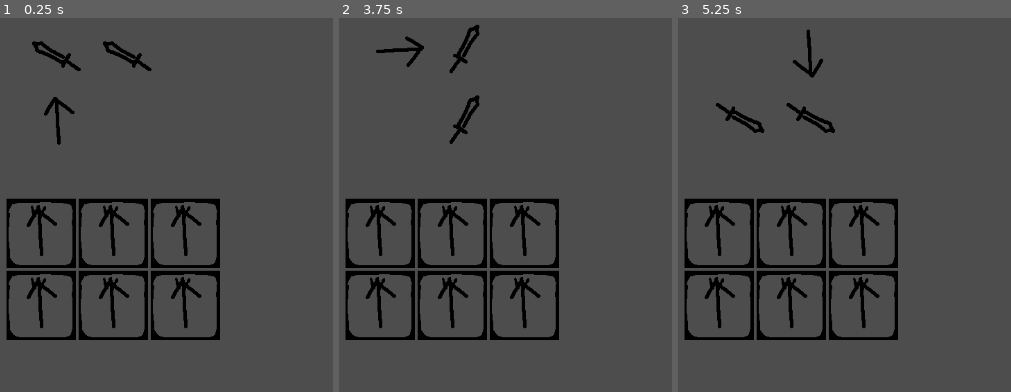
Above: before the commit, frames 1-3 (left to right).
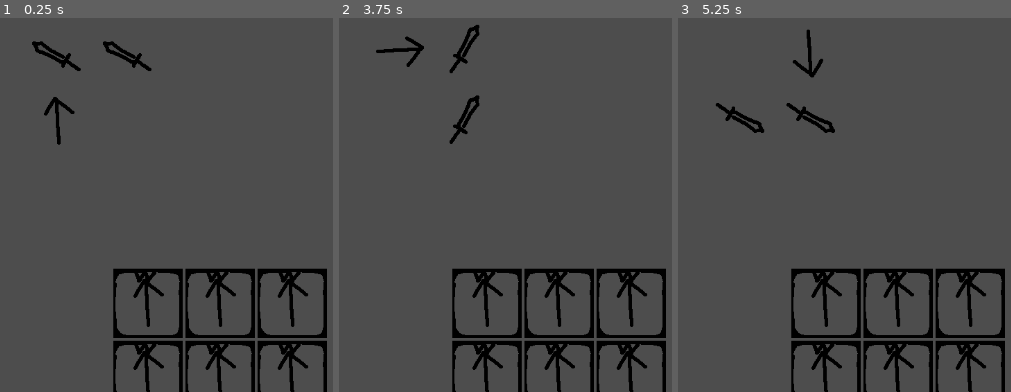
Above: after the commit, the same moments.

Repository: painttist/2023-04-04-Dungeon-Crawler-Jam
Game: Godot game, scene res://main.tscn
Two runs of this game, one before a commit and one after it. Both use one fixed random seed, a clock stepped at 60 frames per second and the inputs below.
Inputs (mouse positions are in pixels of both pictures, inside the frame that each line leads up to):
- Up to frame 1 (0.25 s): no input
- Up to frame 2 (3.75 s): tap Enter at 0.5, 2, 3.5 s; drag from (432, 85) to (535, 70) at 0.52 s; tap Space (Space) at 1.25, 2.75 s; drag from (outside the picture) to (415, 257) at 1.27 s; move the mouse to (535, 70) at 2.02 s; hold S (S) 2.03-2.75 s; click (535, 70) at 2.17 s; tap W (W) at 2.3 s; drag from (415, 257) to (outside the picture) at 2.77 s; move the mouse to (outside the picture) at 3.52 s; hold D (D) from 3.53 s (still down); click (outside the picture) at 3.6 s
- Up to frame 3 (5.25 s): release D (D) at 4.25 s; tap Space (Space) at 4.25 s; drag from (outside the picture) to (outside the picture) at 4.27 s; move the mouse to (834, 167) at 5.02 s; hold D (D) from 5.03 s (still down); click (834, 167) at 5.17 s

The runs differ from the first frame. In frame 1, 11% of the frame differs, in the area x 1-99%, y 48-100%; in frame 2, 11%; in frame 3, 11%.
Error before the commit: Invalid access of index '2' on a base object of type: 'Array'. (res://Inventory/TileGroup.gd:106)

Commit message:
Inventory: Drag preview

Diff:
--- a/Inventory/Inventory.gd
+++ b/Inventory/Inventory.gd
@@ -1,4 +1,4 @@
-extends Panel
+extends PanelContainer
 
 class_name Inventory
 
--- a/Inventory/Inventory.tscn
+++ b/Inventory/Inventory.tscn
@@ -5,23 +5,16 @@
 
 [sub_resource type="StyleBoxTexture" id="StyleBoxTexture_h4oco"]
 
-[node name="Inventory" type="Panel"]
+[node name="Inventory" type="PanelContainer"]
+custom_minimum_size = Vector2(300, 200)
+offset_right = 300.0
+offset_bottom = 200.0
+mouse_filter = 1
 theme_override_styles/panel = SubResource("StyleBoxTexture_h4oco")
 script = ExtResource("1_jle0k")
 
 [node name="GridContainer" type="GridContainer" parent="."]
-layout_mode = 1
-anchors_preset = 8
-anchor_left = 0.5
-anchor_top = 0.5
-anchor_right = 0.5
-anchor_bottom = 0.5
-offset_left = -154.0
-offset_top = -102.0
-offset_right = 154.0
-offset_bottom = 102.0
-grow_horizontal = 2
-grow_vertical = 2
+layout_mode = 2
 columns = 3
 
 [node name="Slot" parent="GridContainer" instance=ExtResource("2_58731")]
--- a/Inventory/InventorySlot.gd
+++ b/Inventory/InventorySlot.gd
@@ -1,4 +1,4 @@
-extends TextureRect
+extends Control
 
 class_name InventorySlot
 
@@ -14,9 +14,6 @@
 			tile = child
 			break
 
-# Called every frame. 'delta' is the elapsed time since the previous frame.
-func _process(delta):
-	pass
 
 func _can_drop_data(at_position, data) -> bool:
 #	print("can drop data")
@@ -25,3 +22,7 @@
 func _drop_data(at_position, data):
 #	print("drop data")
 	inventory.handle_drop_placement(slot_id, data)
+#
+#func on_tile_mouse_release(event):
+#	if Input.is_action_just_released("Click"):
+#		print("release")
--- a/Inventory/InventorySlot.tscn
+++ b/Inventory/InventorySlot.tscn
@@ -5,23 +5,31 @@
 [ext_resource type="Texture2D" uid="uid://cuqqqqgok0tdn" path="res://Sprites/W.png" id="3_a1bfl"]
 [ext_resource type="PackedScene" uid="uid://clcywk6tytxq7" path="res://Tile.tscn" id="4_fhttq"]
 
-[node name="Slot" type="TextureRect"]
-offset_left = -1.0
-offset_top = -3.0
-offset_right = 99.0
-offset_bottom = 97.0
-texture = ExtResource("1_jwiw1")
+[node name="Slot" type="Control"]
+custom_minimum_size = Vector2(100, 100)
+layout_mode = 3
+anchors_preset = 0
+offset_right = 100.0
+offset_bottom = 100.0
 script = ExtResource("2_1xg7q")
 metadata/_edit_use_anchors_ = true
 
+[node name="BG" type="TextureRect" parent="."]
+layout_mode = 0
+offset_top = -1.0
+offset_right = 100.0
+offset_bottom = 99.0
+texture = ExtResource("1_jwiw1")
+
 [node name="Key" type="TextureRect" parent="."]
-layout_mode = 0
-offset_left = 35.0
-offset_top = 9.0
-offset_right = 75.0
-offset_bottom = 49.0
-scale = Vector2(0.555659, 0.499971)
+layout_mode = 2
+offset_left = 30.0
+offset_top = 1.0
+offset_right = 62.0
+offset_bottom = 20.0
 texture = ExtResource("3_a1bfl")
 
 [node name="Tile" parent="." instance=ExtResource("4_fhttq")]
-layout_mode = 0
+custom_minimum_size = Vector2(100, 100)
+layout_mode = 2
+mouse_filter = 1
--- a/Inventory/TileGroup.gd
+++ b/Inventory/TileGroup.gd
@@ -8,9 +8,10 @@
 ]
 
 var tiles: Array[Tile]
-var is_dragging: bool = false
-var drag_offset: Vector2
-var original_pos: Vector2
+#var is_dragging: bool = false
+#var drag_offset: Vector2
+#var original_pos: Vector2
+const drag_preview = preload("res://Inventory/TileGroupPreview.tscn")
 
 func init():
 	var children = get_children()
@@ -23,12 +24,12 @@
 # Called when the node enters the scene tree for the first time.
 func _ready():
 	init()
-#	add_to_group("Loot")
+	add_to_group("Loot")
 
-func _process(delta):
-#	print(get_viewport().get_mouse_position())
-	if is_dragging:
-		position = get_viewport().get_mouse_position() - drag_offset
+#func _process(delta):
+##	print(get_viewport().get_mouse_position())
+#	if is_dragging:
+#		position = get_viewport().get_mouse_position() - drag_offset
 
 func rotate_left():
 	var new_group = [
@@ -80,23 +81,31 @@
 	elif event.is_action_pressed("D"):
 		rotate_right()
 
-#func _get_drag_data(at_position: Vector2):
-#	print("get drag data: ", at_position)
-#	var preview = TextureRect.new()
-#	preview.texture = preload("res://Sprites/sword.png")
-#	set_drag_preview(preview)
-#	return self
+func _get_drag_data(at_position: Vector2):
+	print("get drag data: ", at_position)
+	if is_valid_position(at_position):
+		var preview = drag_preview.instantiate()
+		preview.drag_offset = at_position
+		get_tree().get_root().get_node("World/UI").add_child(preview) # Hardcode
+#		set_drag_preview(preview) # Built-in preview is bad
+		return self
 
-func on_tile_group_drag(event: InputEvent):
-#	print(event.as_text())
-	print(event)
-	if event is InputEventMouseButton and event.button_index == MOUSE_BUTTON_LEFT:
-		# init dragging
-		if !is_dragging and is_valid_position(event.position):
-			is_dragging = true
-			# event.position is dragging offset
-			drag_offset = event.position
-			original_pos = self.global_position
+#func on_tile_group_drag(event: InputEvent):
+##	print(event)
+#	if event is InputEventMouseButton and event.button_index == MOUSE_BUTTON_LEFT:
+#		# init dragging
+#		if !is_dragging and is_valid_position(event.position):
+#			is_dragging = true
+#			# event.position is dragging offset
+#			drag_offset = event.position
+#			original_pos = self.global_position
+#		elif is_dragging:
+#			is_dragging = false
+#			if is_hitting_inventory(event.position):
+#				print("release")
+#			else:
+#				position = original_pos # add animation
+#				print("place back")
 
 
 func is_valid_position(pos: Vector2) -> bool:
@@ -104,3 +113,6 @@
 	var row = int(pos.y) / 100	# HardCode: size of one tile
 	var col = int(pos.x) / 100
 	return group[row][col] != null
+#
+#func is_hitting_inventory(pos: Vector2) -> bool:
+#	return Globals.is_mouse_inside_inventory
--- a/Inventory/TileGroup.tscn
+++ b/Inventory/TileGroup.tscn
@@ -20,5 +20,3 @@
 
 [node name="Tile4" parent="." instance=ExtResource("2_wvmci")]
 layout_mode = 2
-
-[connection signal="gui_input" from="." to="." method="on_tile_group_drag"]
--- /dev/null
+++ b/Inventory/TileGroupPreview.gd
@@ -0,0 +1,11 @@
+extends Node2D
+
+var drag_offset: Vector2
+var sprite_offset: Vector2 = Vector2(50.0, 50.0)
+
+
+# Called every frame. 'delta' is the elapsed time since the previous frame.
+func _process(delta):
+	position = get_viewport().get_mouse_position() - drag_offset + sprite_offset
+	if Input.is_action_just_released("LeftMouse"):
+		queue_free()
--- /dev/null
+++ b/Inventory/TileGroupPreview.tscn
@@ -0,0 +1,22 @@
+[gd_scene load_steps=3 format=3 uid="uid://0n4vqoy5pxd8"]
+
+[ext_resource type="Script" path="res://Inventory/TileGroupPreview.gd" id="1_7rawo"]
+[ext_resource type="Texture2D" uid="uid://cwdo64ylusvjf" path="res://Sprites/sword.png" id="2_70wus"]
+
+[node name="TileGroupPreview" type="Node2D"]
+script = ExtResource("1_7rawo")
+
+[node name="TilePreview" type="Sprite2D" parent="."]
+texture = ExtResource("2_70wus")
+
+[node name="TilePreview2" type="Sprite2D" parent="."]
+texture = ExtResource("2_70wus")
+offset = Vector2(100, 0)
+
+[node name="TilePreview3" type="Sprite2D" parent="."]
+texture = ExtResource("2_70wus")
+offset = Vector2(0, 100)
+
+[node name="TilePreview4" type="Sprite2D" parent="."]
+texture = ExtResource("2_70wus")
+offset = Vector2(100, 100)
--- a/Tile.tscn
+++ b/Tile.tscn
@@ -11,6 +11,7 @@
 pivot_offset = Vector2(50, 50)
 size_flags_horizontal = 3
 size_flags_vertical = 3
+mouse_filter = 2
 script = ExtResource("2_gnevd")
 
 [node name="TextureRect" type="TextureRect" parent="."]
--- a/project.godot
+++ b/project.godot
@@ -61,6 +61,11 @@
 "events": [Object(InputEventKey,"resource_local_to_scene":false,"resource_name":"","device":-1,"window_id":0,"alt_pressed":false,"shift_pressed":false,"ctrl_pressed":false,"meta_pressed":false,"pressed":false,"keycode":0,"physical_keycode":32,"key_label":0,"unicode":32,"echo":false,"script":null)
 ]
 }
+LeftMouse={
+"deadzone": 0.5,
+"events": [Object(InputEventMouseButton,"resource_local_to_scene":false,"resource_name":"","device":-1,"window_id":0,"alt_pressed":false,"shift_pressed":false,"ctrl_pressed":false,"meta_pressed":false,"button_mask":0,"position":Vector2(0, 0),"global_position":Vector2(0, 0),"factor":1.0,"button_index":1,"pressed":false,"double_click":false,"script":null)
+]
+}
 
 [rendering]
 
--- a/scripts/Globals.gd
+++ b/scripts/Globals.gd
@@ -1,4 +1,7 @@
 extends Node
+
+
+var is_mouse_inside_inventory: bool = false
 
 enum {
 	ARROW,
Not shown: 6 places in tileset.tres that only renumber resources
